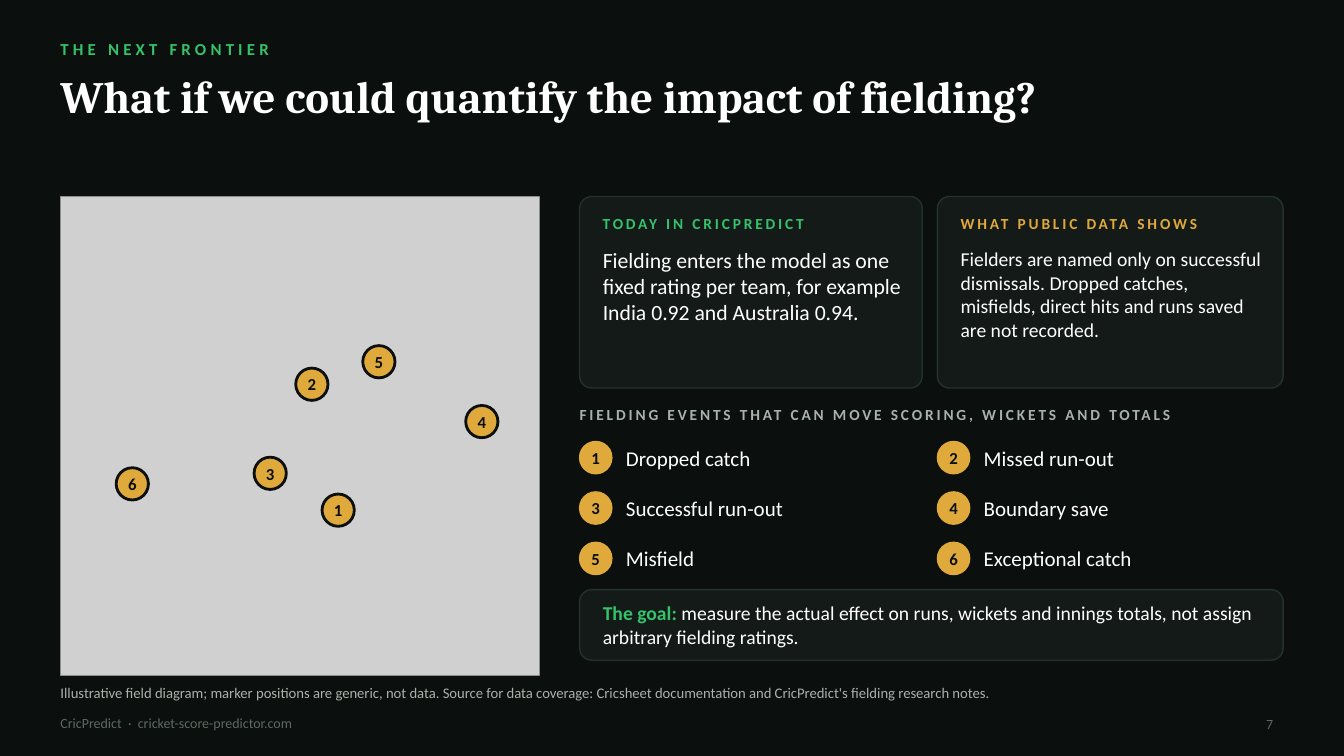
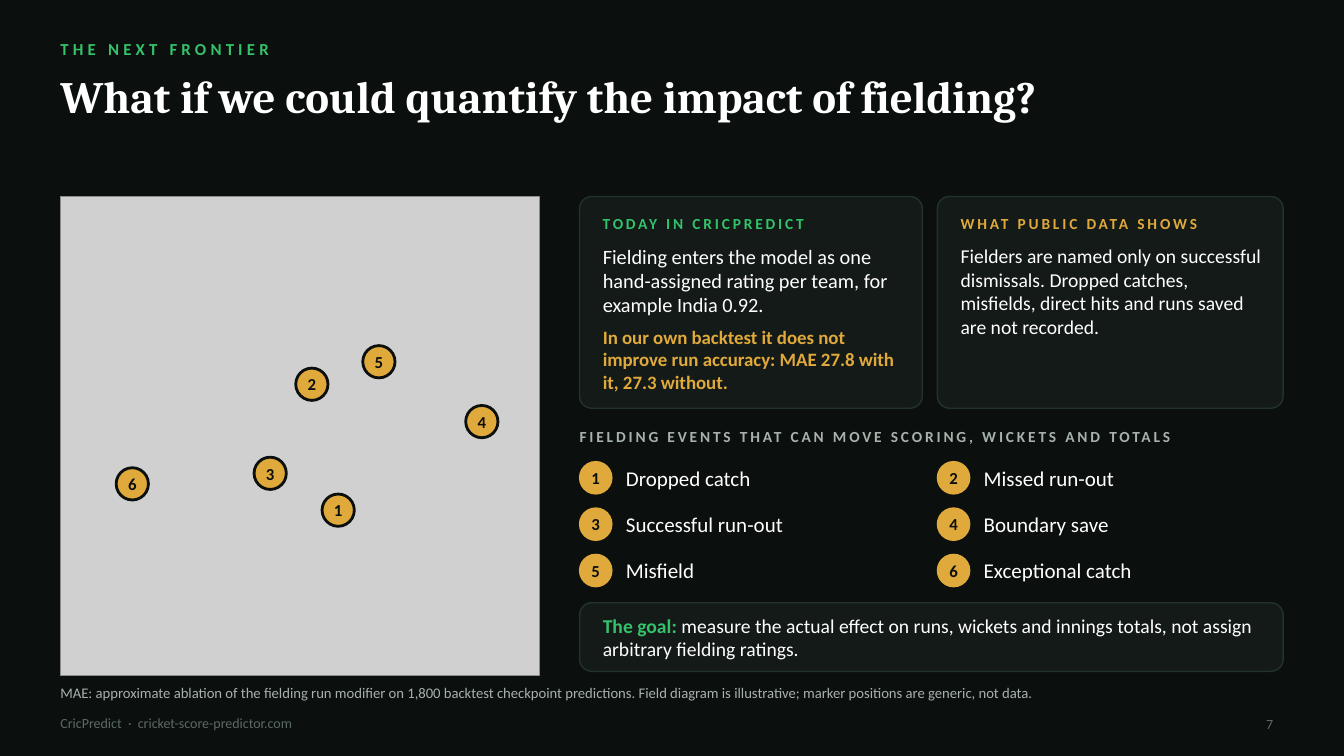
Before and after one commit to econsmaestro/cricket-score-predictor, a slide deck: slide 7 of presentation/CricPredict_Cricketviz.pptx. Drawn at 1344x756 pixels with LibreOffice and Linux fonts; fonts in the diff are those of the drawing; grey boxes stand for pictures. Boxes give left, top, right and bottom in pixels: in the first picture for what was removed or moved away, otherwise in the second. Text is boxed around its words. In the diff, an @@ line names an element or a change of style, - is before the commit and + after.

```diff
--- a/presentation/CricPredict_Cricketviz.pptx
+++ b/presentation/CricPredict_Cricketviz.pptx
@@ proportions changed in 3 elements at (x1=580, y1=603, x2=1284, y2=671), (x1=938, y1=197, x2=1284, y2=408), (x1=580, y1=197, x2=923, y2=408) @@
@@ rounded rectangle resized from (x1=580, y1=197, x2=923, y2=388) to (x1=580, y1=197, x2=923, y2=408) @@
@@ rounded rectangle resized from (x1=938, y1=197, x2=1284, y2=388) to (x1=938, y1=197, x2=1284, y2=408) @@
@@ text at (x1=603, y1=250, x2=894, y2=392): text changed; size 15.5 to 14.5 pt @@
-Fielding enters the model as one fixed rating per team, for example India 0.92 and Australia 0.94.
+Fielding enters the model as one hand-assigned rating per team, for example India 0.92.
+In our own backtest it does not improve run accuracy: MAE 27.8 with it, 27.3 without.
@@ 5 texts, 2 ellipses moved together from (x1=580, y1=405, x2=1284, y2=474) to (x1=580, y1=427, x2=1284, y2=494) @@
@@ 9 texts, 4 ellipses, 1 rounded rectangle moved together from (x1=580, y1=492, x2=1284, y2=660) to (x1=580, y1=508, x2=1284, y2=671) @@
@@ text at (x1=60, y1=688, x2=1032, y2=701): text changed @@
-Illustrative field diagram; marker positions are generic, not data. Source for data coverage: Cricsheet documentation and CricPredict's fielding research notes.
+MAE: approximate ablation of the fielding run modifier on 1,800 backtest checkpoint predictions. Field diagram is illustrative; marker positions are generic, not data.
```
Also in this commit, not shown: 2 other files.
